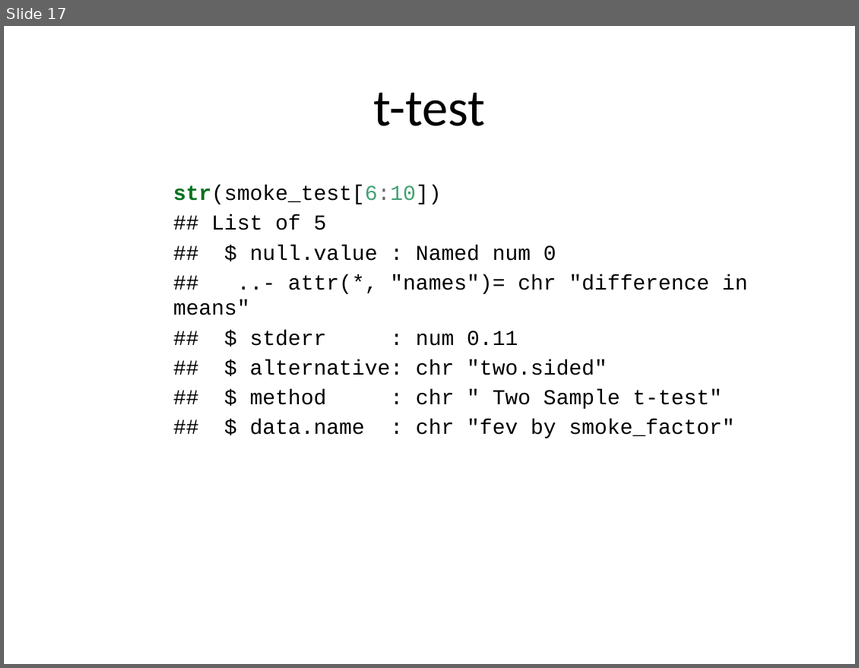
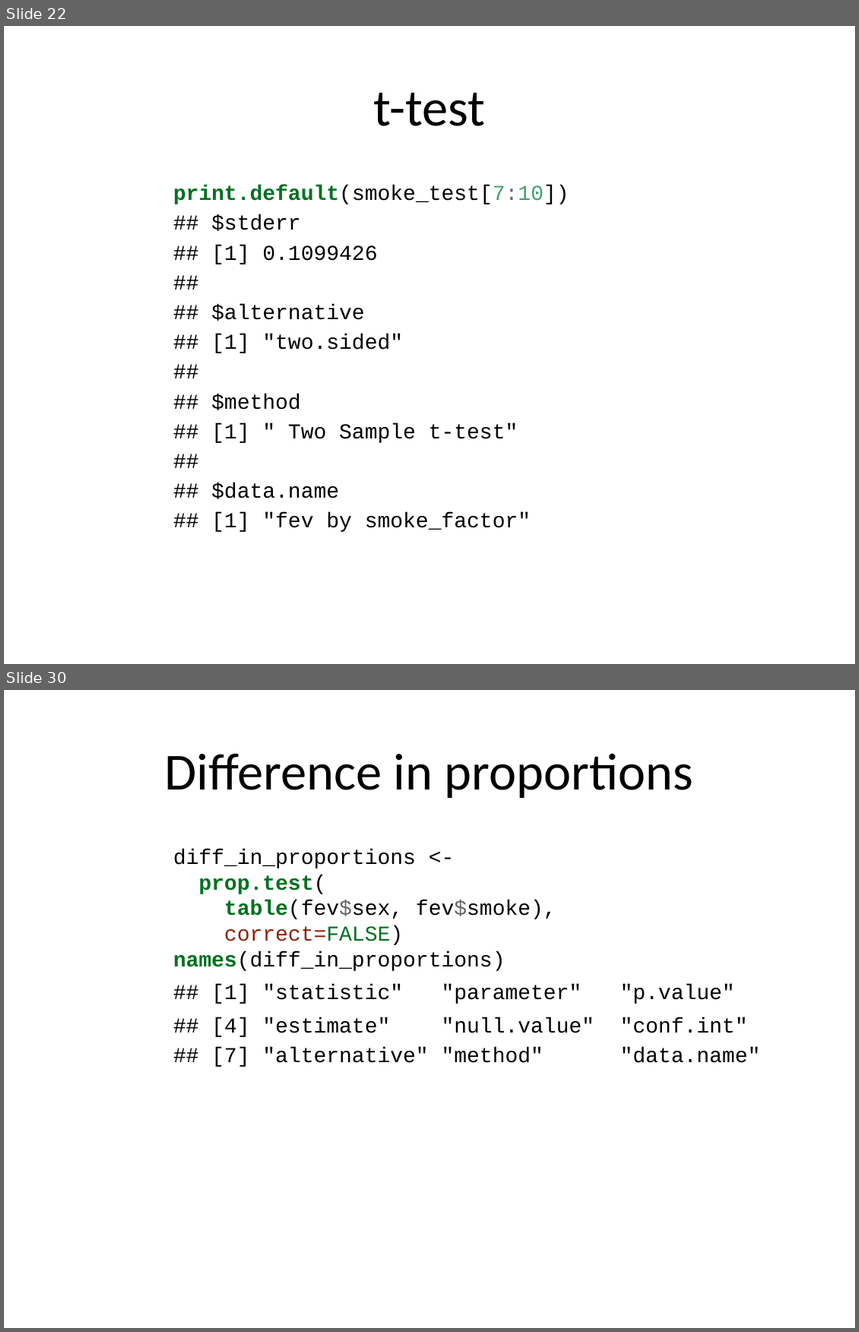
Before and after one commit to pmean/classes, a slide deck: introduction-to-r/src/v07-slides-and-speaker-notes.pptx. Shown one above the other, each under a label of ours: slide 17 before the commit, slides 22 and 30 after it; the slides between them are not shown. The pictures are 859x668 and 859x1332 pixels, drawn with LibreOffice and Linux fonts; fonts in the diff are those of the drawing. Boxes give left, top, right and bottom in pixels: in the first picture for what was removed or moved away, otherwise in the second. Text is boxed around its words. In the diff, an @@ line names an element or a change of style, - is before the commit and + after.

```diff
--- a/introduction-to-r/src/v07-slides-and-speaker-notes.pptx
+++ b/introduction-to-r/src/v07-slides-and-speaker-notes.pptx
@@ slide 30 added at (4,690,855,1328), background #FFFFFF @@
@@ title added at (164,753,693,798), 44 pt, text #000000 @@
+Difference in proportions
@@ text added at (173,849,761,1067), 18 pt, text #000000 @@
+diff_in_proportions <-
+prop.test(
+table(fev$sex, fev$smoke),
+correct=FALSE)
+names(diff_in_proportions)
+## [1] "statistic" "parameter" "p.value"
+## [4] "estimate" "null.value" "conf.int"
+## [7] "alternative" "method" "data.name"
@@ what was slide 17 is now slide 22 @@
@@ slide 22 changed as well @@
@@ text at (173,185,569,532): text changed @@
-str(smoke_test[6:10])
-## List of 5
-## $ null.value : Named num 0
-## ..- attr(*, "names")= chr "difference in means"
-## $ stderr : num 0.11
-## $ alternative: chr "two.sided"
-## $ method : chr " Two Sample t-test"
-## $ data.name : chr "fev by smoke_factor"
+print.default(smoke_test[7:10])
+## $stderr
+## [1] 0.1099426
+##
+## $alternative
+## [1] "two.sided"
+##
+## $method
+## [1] " Two Sample t-test"
+##
+## $data.name
+## [1] "fev by smoke_factor"
```
Also in this commit, not shown: 9 other slides changed, 27 other slides added, 1 slide removed, 25 other files.
